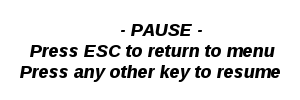
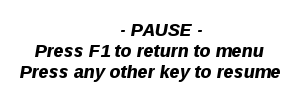
Comparing the layer stacks of the two 300 × 100 images. Changes:
painted on "- PAUSE - ..." over (30, 45, 275, 57)
